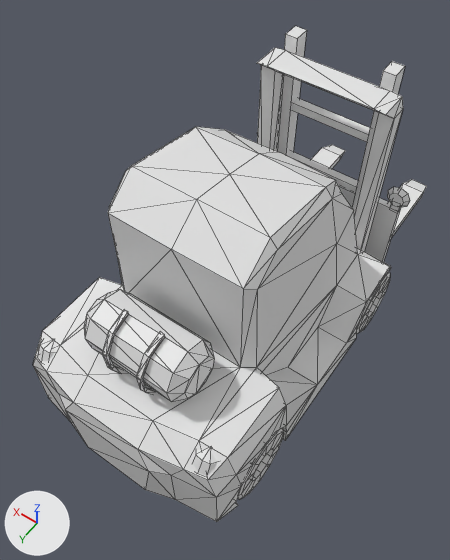
Two versions of the Blender file Assets/Meshes/Cars/forkliftMesh.blend, one commit apart.
One viewpoint serves both versions: a 50 mm camera at (-0.89, 1.32, 2.5) aimed at (0.06, -0.01, 0.42). Every picture has the same lights, and +X, +Y and +Z are marked at lower left. Mesh edges are drawn as thin lines.

Objects in the first picture: 'body', 'lift0', 'lift1', 'lift2', 'lightsB', 'tank', 'wheelRB', 'wheelRF'.
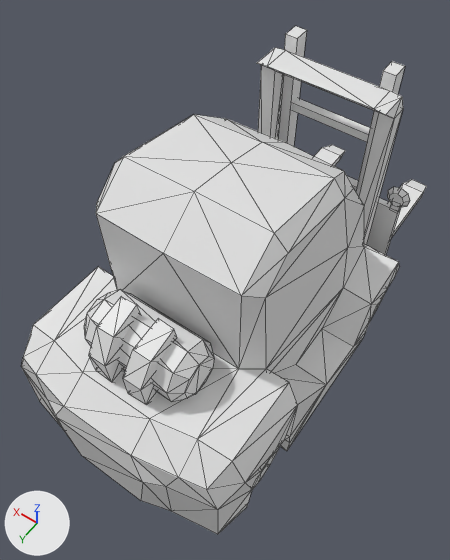
Where the change shows, as pixel boxes (x1, y1, x2, y2) in the pictures (450 x 560 px):
```json
{"object": "body.001", "change": "added", "after": [21, 114, 400, 534], "faces in mat_material_001 (white #e7e7e7)": [21, 114, 400, 534]}
{"object": "body", "change": "unchanged, covered by the edit", "before": [33, 127, 391, 522]}
```

The change, as JSON lines over the scene's bpy script:
```json
{"op": "add", "block": "me_cube_004", "code": ["me_cube_004 = bpy.data.meshes.new('Cube.004')", "me_cube_004.from_pydata(...)  # 187 vertices, 362 faces; spans x -0.507..0.507, y -0.615..0.851, z -0.05..1.107", "# faces by material slot: [63, 299]", "me_cube_004.materials.append(mat_material_001)  # white #e7e7e7"]}
{"op": "add", "block": "ob_body_001", "code": ["ob_body_001 = bpy.data.objects.new('body.001', me_cube_004)", "ob_body_001.location = (0.0, 0.0, 0.053)"]}
```
